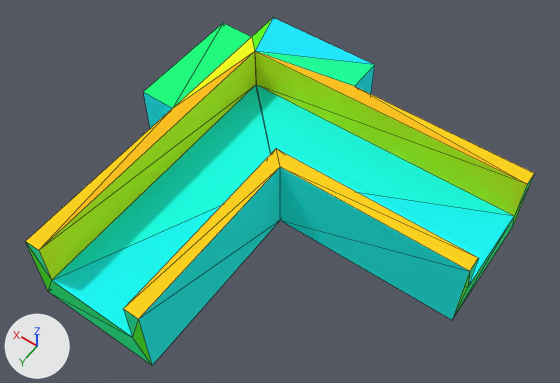
The OBJ model resources/shape-13.obj, before and after one commit.
Before and after are seen from a camera (50 mm lens) standing at (-0.641, 0.848, 1.19) and looking at (-0.13, 0.132, 0.065). The axes (+X, +Y, +Z) are drawn at lower left. The lights are the same throughout. Mesh edges are drawn as thin lines. Where no turn or scale is listed for an object, it has been applied to the vertices. Vertices at the same position are counted once.

Names of what the first picture shows: 'shape-13'.
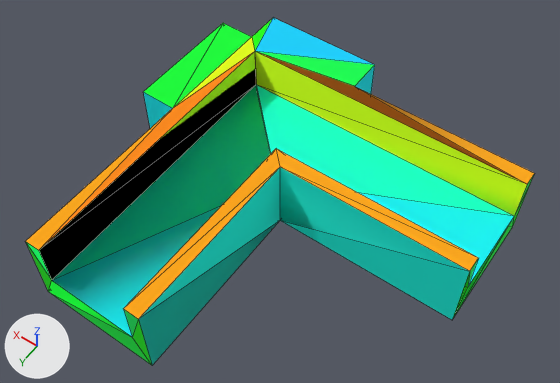
Commit message: initial shape models

The change, as a diff of the scene's bpy script:
```diff
--- a/resources/shape-13.obj.py
+++ b/resources/shape-13.obj.py
@@ mat_material_1 @@
 mat_material_1 = principled_material('material_1')
-mat_material_1.base_color = (0.0, 1.0, 0.918)  # cyan #00fff6
+mat_material_1.texture = img_shape_13_tex_png
 mat_material_1.roughness = 1.0
@@ mat_material_2 @@
 mat_material_2 = principled_material('material_2')
-mat_material_2.base_color = (0.0, 0.953, 1.0)  # cyan #00faff
+mat_material_2.texture = img_shape_13_tex_png
 mat_material_2.roughness = 1.0
@@ mat_material_3 @@
 mat_material_3 = principled_material('material_3')
-mat_material_3.base_color = (1.0, 0.541, 0.0)  # yellow #ffc200
+mat_material_3.texture = img_shape_13_tex_png
 mat_material_3.roughness = 1.0
@@ mat_material_4 @@
 mat_material_4 = principled_material('material_4')
-mat_material_4.base_color = (1.0, 0.659, 0.0)  # yellow #ffd400
+mat_material_4.texture = img_shape_13_tex_png
 mat_material_4.roughness = 1.0
@@ mat_material_5 @@
 mat_material_5 = principled_material('material_5')
-mat_material_5.base_color = (0.894, 1.0, 0.0)  # yellow #f3ff00
+mat_material_5.texture = img_shape_13_tex_png
 mat_material_5.roughness = 1.0
@@ mat_material_9 @@
 mat_material_9 = principled_material('material_9')
-mat_material_9.base_color = (0.0, 1.0, 0.31)  # green #00ff97
+mat_material_9.texture = img_shape_13_tex_png
 mat_material_9.roughness = 1.0
@@ mat_material_10 @@
 mat_material_10 = principled_material('material_10')
-mat_material_10.base_color = (0.0, 0.824, 0.996)  # cyan #00eaff
+mat_material_10.texture = img_shape_13_tex_png
 mat_material_10.roughness = 1.0
@@ mat_material_11 @@
 mat_material_11 = principled_material('material_11')
-mat_material_11.base_color = (0.0, 1.0, 0.2)  # green #00ff7c
+mat_material_11.texture = img_shape_13_tex_png
 mat_material_11.roughness = 1.0
@@ mat_material_12 @@
 mat_material_12 = principled_material('material_12')
-mat_material_12.base_color = (1.0, 0.655, 0.0)  # yellow #ffd400
+mat_material_12.texture = img_shape_13_tex_png
 mat_material_12.roughness = 1.0
@@ mat_material_14 @@
 mat_material_14 = principled_material('material_14')
-mat_material_14.base_color = (0.0, 1.0, 0.204)  # green #00ff7d
+mat_material_14.texture = img_shape_13_tex_png
 mat_material_14.roughness = 1.0
@@ mat_material_15 @@
 mat_material_15 = principled_material('material_15')
-mat_material_15.base_color = (0.0588, 1.0, 0.0)  # green #45ff00
+mat_material_15.texture = img_shape_13_tex_png
 mat_material_15.roughness = 1.0
@@ mat_material_16 @@
 mat_material_16 = principled_material('material_16')
-mat_material_16.base_color = (0.0, 1.0, 0.275)  # green #00ff8f
+mat_material_16.texture = img_shape_13_tex_png
 mat_material_16.roughness = 1.0
@@ mat_material_17 @@
 mat_material_17 = principled_material('material_17')
-mat_material_17.base_color = (1.0, 0.00784, 0.0)  # red #ff1600
+mat_material_17.texture = img_shape_13_tex_png
 mat_material_17.roughness = 1.0
@@ mat_material_18 @@
 mat_material_18 = principled_material('material_18')
-mat_material_18.base_color = (0.247, 1.0, 0.0)  # green #88ff00
+mat_material_18.texture = img_shape_13_tex_png
 mat_material_18.roughness = 1.0
@@ mat_material_19 @@
 mat_material_19 = principled_material('material_19')
-mat_material_19.base_color = (0.0, 1.0, 0.855)  # cyan #00ffee
+mat_material_19.texture = img_shape_13_tex_png
 mat_material_19.roughness = 1.0
@@ mat_material_20 @@
 mat_material_20 = principled_material('material_20')
-mat_material_20.base_color = (0.0, 0.953, 0.996)  # cyan #00faff
+mat_material_20.texture = img_shape_13_tex_png
 mat_material_20.roughness = 1.0
@@ mat_material_21 @@
 mat_material_21 = principled_material('material_21')
-mat_material_21.base_color = (1.0, 0.0, 0.0)  # red #ff0000
+mat_material_21.texture = img_shape_13_tex_png
 mat_material_21.roughness = 1.0
@@ mat_material_22 @@
 mat_material_22 = principled_material('material_22')
-mat_material_22.base_color = (0.769, 1.0, 0.0)  # yellow #e3ff00
+mat_material_22.texture = img_shape_13_tex_png
 mat_material_22.roughness = 1.0
@@ mat_material_23 @@
 mat_material_23 = principled_material('material_23')
-mat_material_23.base_color = (0.0, 0.306, 1.0)  # blue #0096ff
+mat_material_23.texture = img_shape_13_tex_png
 mat_material_23.roughness = 1.0
@@ me_shape_13 @@
 me_shape_13.from_pydata(...)  # 40 vertices, 76 faces; spans x -0.5..0.2, y -0.2..0.5, z -0.038..0.125
+# me_shape_13 part 1: its shading normals changed
+# me_shape_13 part 2: texture (UV) coordinates changed
+# me_shape_13 part 3: vertex colours changed
 me_shape_13.materials.append(mat_material_0)
```

Pixel boxes (x1, y1, x2, y2) of what changed, in the pictures (560 x 383 px):
'shape-13', surface changed, shading changed, recoloured: (26, 18, 534, 365) in both
